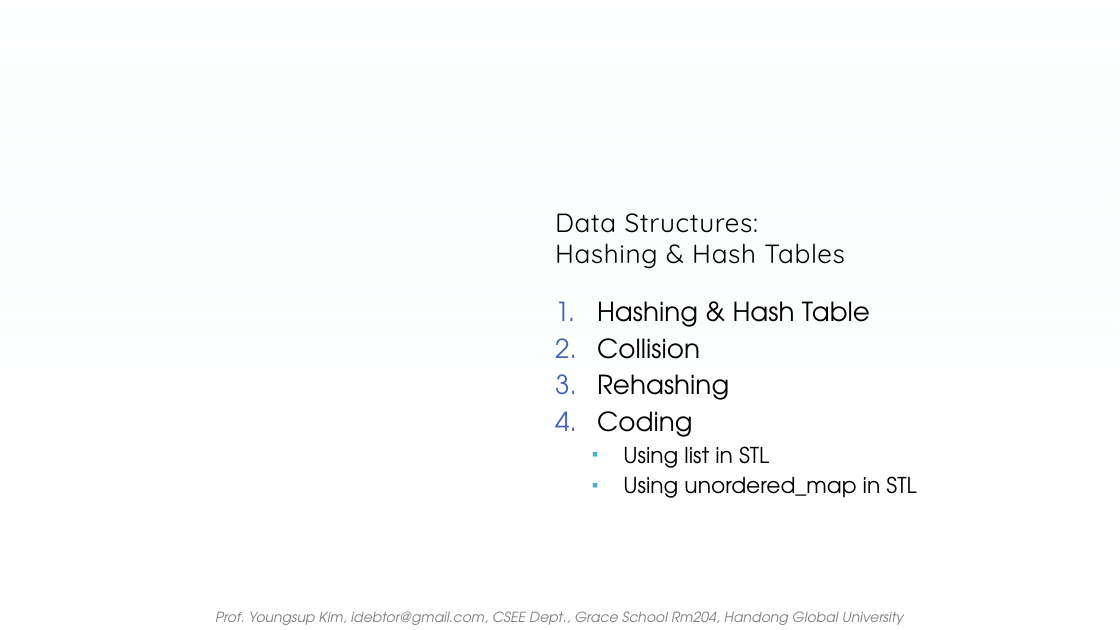
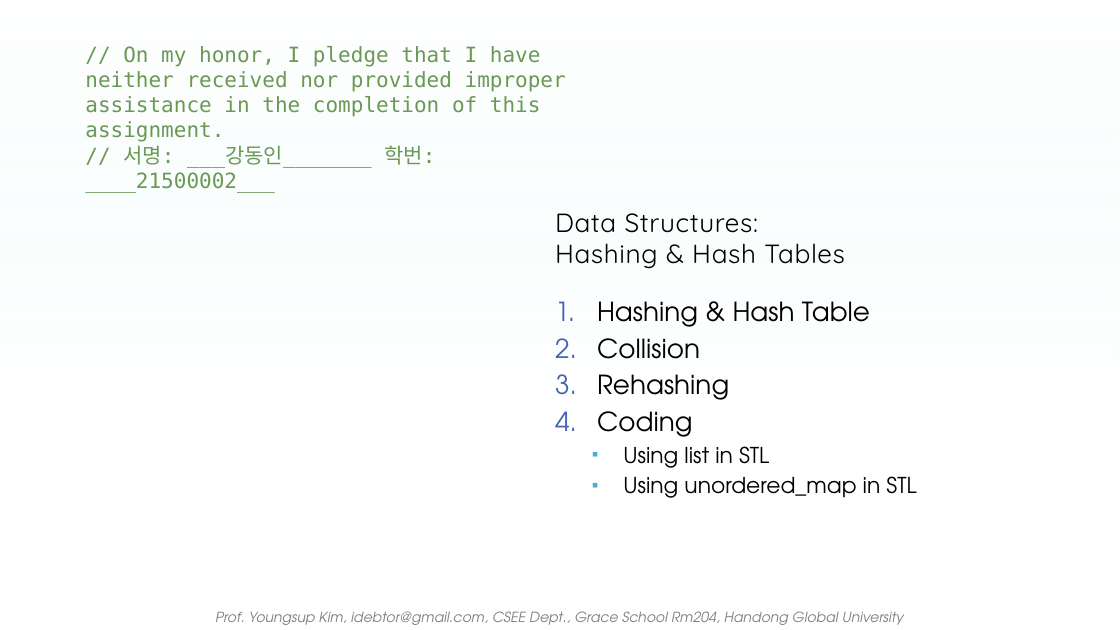
Before and after one commit to dooooooooong/DataStructure, a slide deck: slide 1 of psets/pset-final/08-1 HashingFinal.pptx. Drawn at 1120x630 pixels with LibreOffice and Linux fonts; fonts in the diff are those of the drawing; background and template pictures are left out. Boxes give left, top, right and bottom in pixels: in the first picture for what was removed or moved away, otherwise in the second. Text is boxed around its words. In the diff, an @@ line names an element or a change of style, - is before the commit and + after.

```diff
--- a/psets/pset-final/08-1 HashingFinal.pptx
+++ b/psets/pset-final/08-1 HashingFinal.pptx
@@ text added at (85, 46, 566, 193), 18 pt, text #6A9955 @@
+// On my honor, I pledge that I have neither received nor provided improper assistance in the completion of this assignment.
+// 서명: ___강동인_______ 학번: ____21500002___
```
Also in this commit, not shown: 7 other slides changed, 11 other files.
